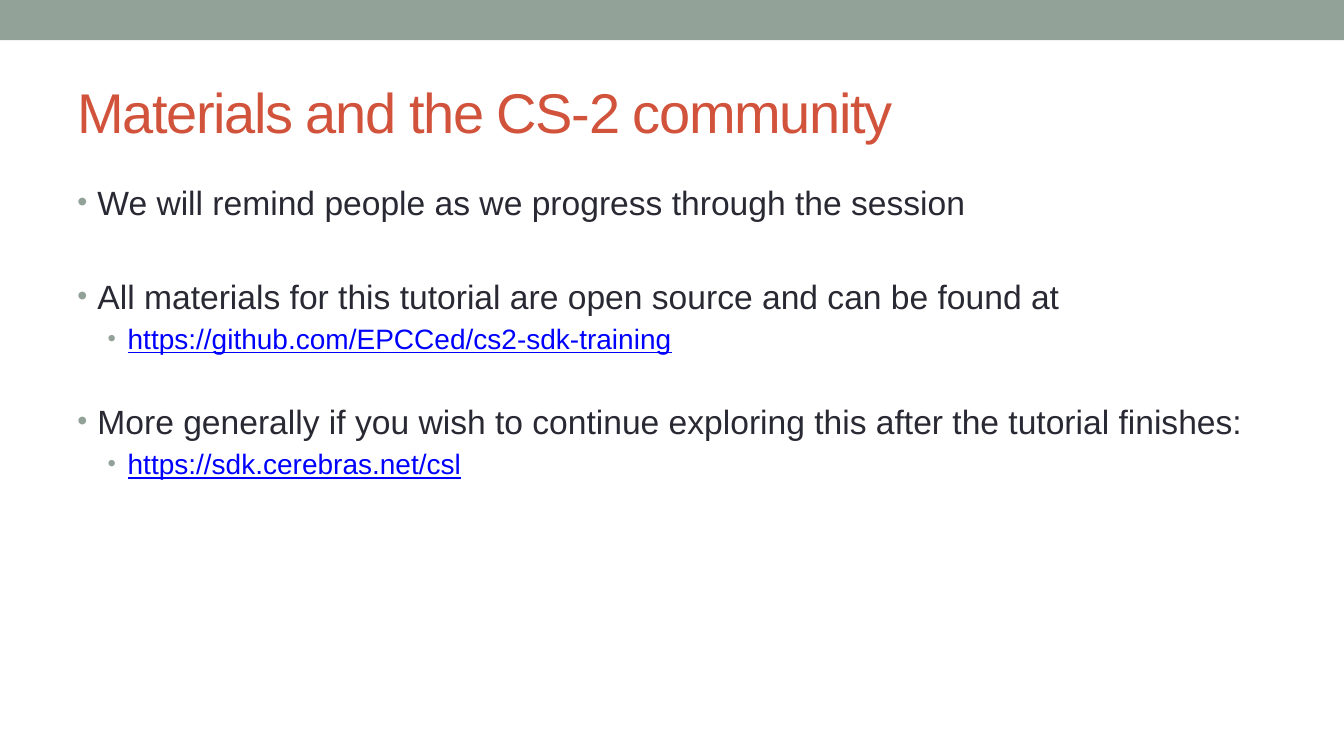
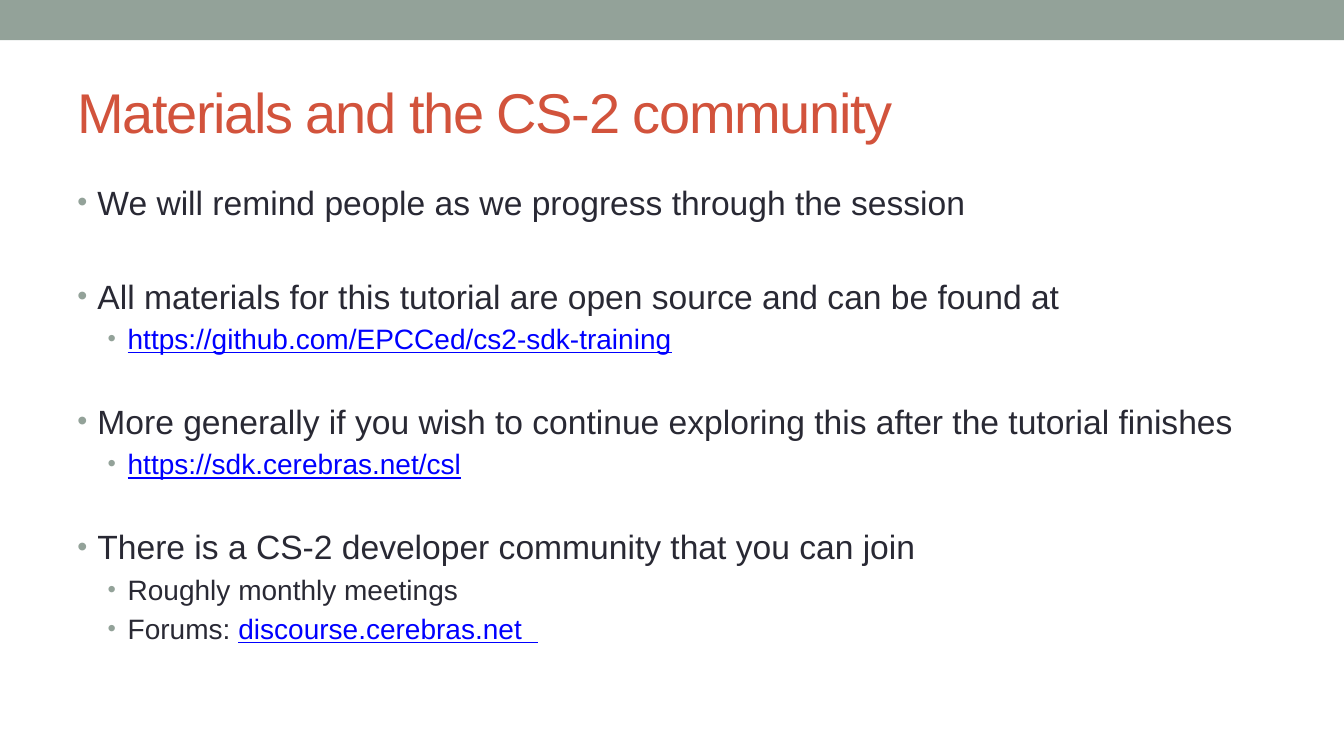
Before and after one commit to EPCCed/cs2-sdk-training, a slide deck: slide 7 of lectures/powerpoints/Welcome and overview.pptx (slide 5 before the commit). Drawn at 1344x756 pixels with LibreOffice and Linux fonts; fonts in the diff are those of the drawing. Boxes give left, top, right and bottom in pixels: in the first picture for what was removed or moved away, otherwise in the second. Text is boxed around its words. In the diff, an @@ line names an element or a change of style, - is before the commit and + after.

```diff
--- a/lectures/powerpoints/Welcome and overview.pptx
+++ b/lectures/powerpoints/Welcome and overview.pptx
@@ text at [97,409,1233,441]: text changed @@
-• More generally if you wish to continue exploring this after the tutorial finishes:
+• More generally if you wish to continue exploring this after the tutorial finishes
@@ text at [97,534,915,643]: paragraphs added @@
+• There is a CS-2 developer community that you can join
+  • Roughly monthly meetings
+  • Forums: discourse.cerebras.net
```
Also in this commit, not shown: 3 other slides changed, 2 slides added.
